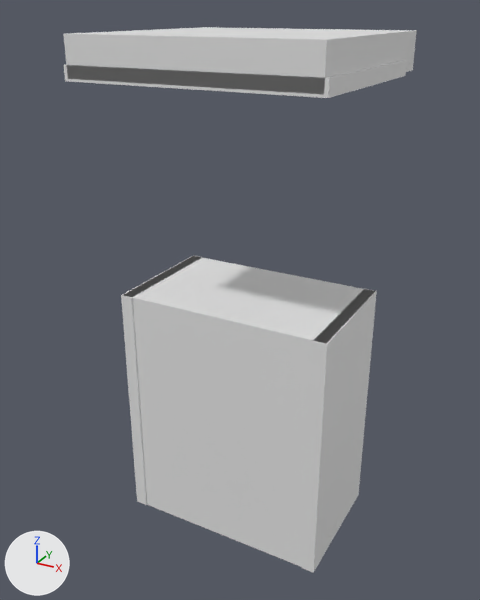
Two versions of the glTF model assets/models/equipment/armour_light.glb, one commit apart.
Rendered twice from a 50 mm lens placed at (1.34, -2.53, 3.67), pointed at (-0.04, -0.02, 2.41). The axes (+X, +Y, +Z) are drawn at lower left. The lights are the same throughout. The older version comes first.

The first picture shows 'LightCap_Brim', 'LightCap_Main', 'LightChest_Main', 'LightChest_TrimL', 'LightChest_TrimR'.
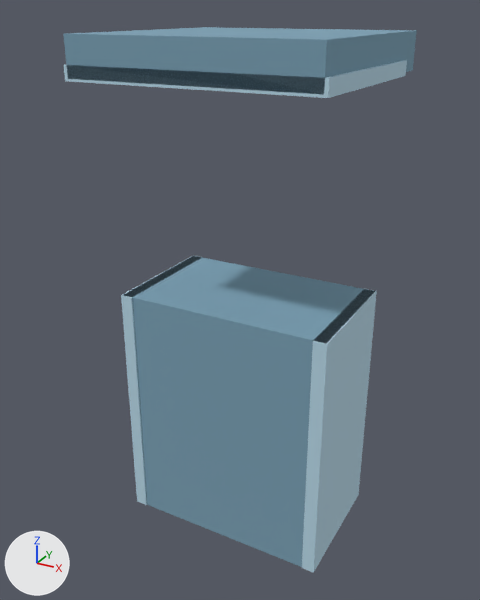
Pixel boxes [x1, y1, x2, y2] of what changed, in the pictures (480 x 600 px):
'LightChest_Main', recoloured (white to blue): [126, 257, 375, 567] in both
'LightCap_Main', recoloured (white to blue): [63, 27, 417, 94] in both
'LightChest_TrimL', recoloured (white to blue): [302, 289, 377, 573] in both
'LightCap_Brim', recoloured (white to blue): [64, 60, 407, 98] in both
'LightChest_TrimR', recoloured: [121, 255, 203, 505] in both

The edits, one by one:
Material 'light_cloth' (mat_light_cloth) changes colour from white #e7e7e7 to blue #7aa0b4; in linear values from (0.8, 0.8, 0.8) to (0.195, 0.352, 0.456).
Material 'light_trim' (mat_light_trim) changes colour from white #e7e7e7 to blue #b8d8e8; in linear values from (0.8, 0.8, 0.8) to (0.479, 0.687, 0.807).
